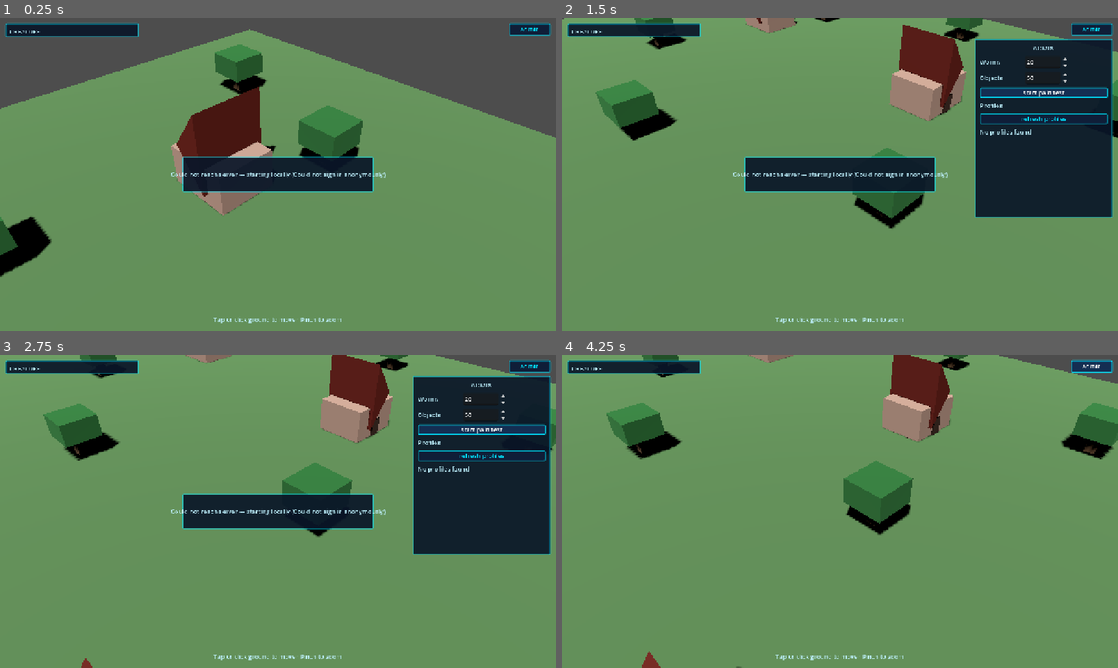
Above: before the commit, frames 1-4 (two rows, left to right).
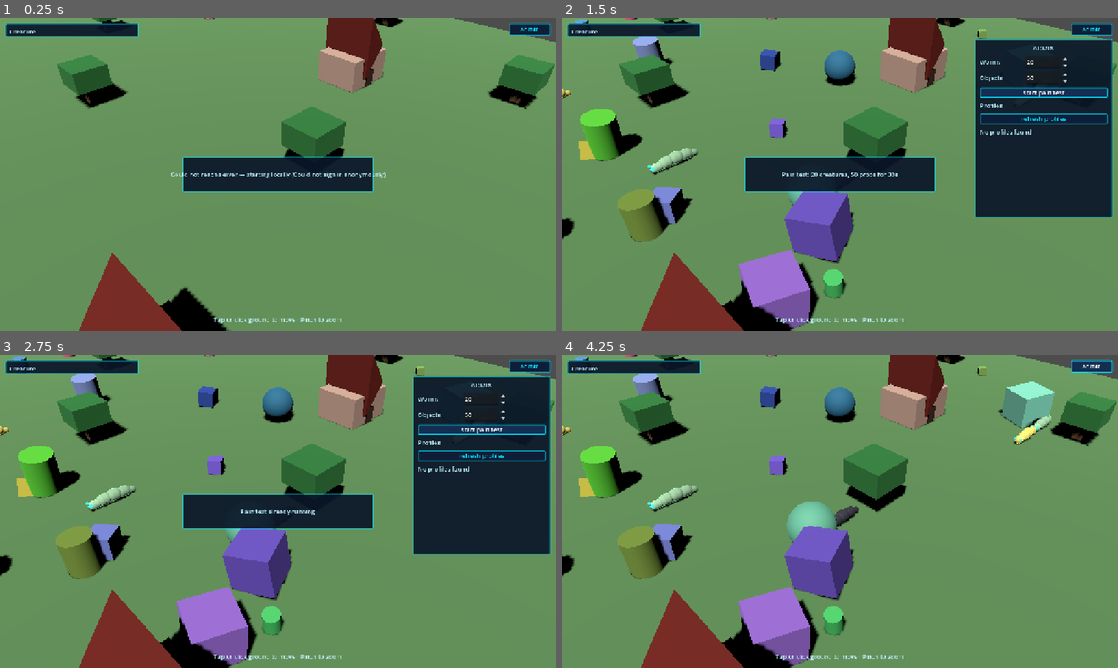
Above: after the commit, the same moments.

Repository: melqudsi/Creature
Game: Godot game, scene res://scenes/main.tscn
Same seed, same stepped clock (60 frames per second), same inputs: the game is played once before the commit and once after it.
Inputs:
- Up to frame 1 (0.25 s): no input
- Up to frame 2 (1.5 s): click "admin" at 0.5 s; click "start pain test" at 1.25 s
- Up to frame 3 (2.75 s): click "start pain test" at 2 s
- Up to frame 4 (4.25 s): click "refresh profiles" at 2.75 s; click "admin" at 3.5 s

The runs differ from the first frame. In frame 1, 29% of the frame differs, in the area x 0-100%, y 0-100%; in frame 2, 23%; in frame 3, 19%; in frame 4, 22%.
Error before the commit: Invalid assignment of property or key 'visible' with value of type 'bool' on a base object of type 'Nil'. (res://scripts/main.gd:37)

Commit message:
Fix Godot startup validation issues.
Resolve scene and child node references defensively after async boot so headless startup validation can run without null-node errors.

Diff:
--- a/creature-godot/scripts/autoload/network_service.gd
+++ b/creature-godot/scripts/autoload/network_service.gd
@@ -16,7 +16,7 @@
 var _save_timer := 0.0
 var _web_request_pending := false
 var _web_request_result: Dictionary = {}
-var _world_map: WorldMap
+var _world_map: Node
 var _poll_accum := 0.0
 var _poll_in_flight := false
 
@@ -46,7 +46,7 @@
 			_poll_accum = 0.0
 			_poll_remote_creatures()
 
-func start_creature_poll(world_map: WorldMap) -> void:
+func start_creature_poll(world_map: Node) -> void:
 	_world_map = world_map
 	_poll_accum = GameConfig.POLL_OTHERS_SEC
 	_poll_remote_creatures()
@@ -66,7 +66,7 @@
 	_poll_in_flight = true
 	var rows: Array = await fetch_all_creatures()
 	_poll_in_flight = false
-	if _world_map and is_instance_valid(_world_map):
+	if _world_map and is_instance_valid(_world_map) and _world_map.has_method("sync_remote_creatures"):
 		_world_map.sync_remote_creatures(rows)
 
 func is_online() -> bool:
--- a/creature-godot/scripts/camera/rts_camera.gd
+++ b/creature-godot/scripts/camera/rts_camera.gd
@@ -23,7 +23,7 @@
 var _last_tap_ms := 0
 var _last_tap_pos := Vector2.ZERO
 
-var _world_map: WorldMap
+var _world_map: Node
 
 func _ready() -> void:
 	projection = PROJECTION_PERSPECTIVE
@@ -31,7 +31,7 @@
 	_desired_distance = zoom_min
 	_update_position(true)
 
-func bind_world_map(world_map: WorldMap) -> void:
+func bind_world_map(world_map: Node) -> void:
 	_world_map = world_map
 
 func process_pointer_input(event: InputEvent) -> bool:
@@ -187,6 +187,8 @@
 	_focus.z = clampf(_focus.z, 2.0, half_h * 2.0 - 2.0)
 
 func _update_position(_snap: bool) -> void:
+	if not is_inside_tree():
+		return
 	var look_target := _focus + Vector3(0, 0.25, 0)
 	global_position = look_target + _camera_offset()
 	look_at(look_target, Vector3.UP)
@@ -220,7 +222,7 @@
 	var tile := Vector2(hit.x / GameConfig.TILE_SIZE, hit.z / GameConfig.TILE_SIZE)
 	follow_target.set_move_target(tile)
 	GameState.note_player_input()
-	if _world_map:
+	if _world_map and _world_map.has_method("show_click_marker"):
 		_world_map.show_click_marker(Vector3(hit.x, 0, hit.z))
 
 func set_follow(target: Creature) -> void:
--- a/creature-godot/scripts/main.gd
+++ b/creature-godot/scripts/main.gd
@@ -1,9 +1,10 @@
 extends Node3D
 
-@onready var world_map: WorldMap = $WorldMap
-@onready var rts_camera: Camera3D = $RTSCamera
-@onready var hud: Control = $CanvasLayer/SC2Hud
-@onready var pain_test: Node = $PainTest
+var world_map: Node3D
+var rts_camera: Camera3D
+var canvas_layer: CanvasLayer
+var hud: Control
+var pain_test: Node
 
 const ONBOARDING_SCENE := preload("res://scenes/ui/creature_create.tscn")
 
@@ -11,16 +12,31 @@
 var _world_started := false
 
 func _ready() -> void:
+	_resolve_scene_nodes()
 	await NetworkService.boot()
+	_resolve_scene_nodes()
 	if GameState.player_data.is_empty():
 		_show_onboarding()
 		return
 	_enter_world()
 
+func _resolve_scene_nodes() -> void:
+	var scene_root := get_tree().current_scene if get_tree() else null
+	var root := scene_root if scene_root else self
+	world_map = root.get_node_or_null("WorldMap") as Node3D
+	rts_camera = root.get_node_or_null("RTSCamera") as Camera3D
+	canvas_layer = root.get_node_or_null("CanvasLayer") as CanvasLayer
+	hud = root.get_node_or_null("CanvasLayer/SC2Hud") as Control
+	pain_test = root.get_node_or_null("PainTest")
+
 func _show_onboarding() -> void:
-	hud.visible = false
+	if hud:
+		hud.visible = false
 	_onboarding = ONBOARDING_SCENE.instantiate() as Control
-	$CanvasLayer.add_child(_onboarding)
+	if canvas_layer:
+		canvas_layer.add_child(_onboarding)
+	else:
+		add_child(_onboarding)
 	if _onboarding.has_signal("profile_ready"):
 		_onboarding.profile_ready.connect(_on_profile_ready)
 
@@ -33,17 +49,25 @@
 func _enter_world() -> void:
 	if _world_started:
 		return
+	_resolve_scene_nodes()
+	if not world_map or not rts_camera:
+		push_error("Main scene missing WorldMap or RTSCamera; cannot enter world.")
+		return
 	_world_started = true
-	hud.visible = true
-	world_map.spawn_player()
+	if hud:
+		hud.visible = true
+	if world_map.has_method("spawn_player"):
+		world_map.spawn_player()
 	if NetworkService.is_online():
 		NetworkService.start_creature_poll(world_map)
-	var player: Creature = world_map.get_player_creature()
+	var player: Creature = null
+	if world_map.has_method("get_player_creature"):
+		player = world_map.get_player_creature()
 	if rts_camera.has_method("bind_world_map"):
 		rts_camera.bind_world_map(world_map)
 	if player:
 		rts_camera.set_follow(player)
-	if hud.has_method("bind_pain_test"):
+	if hud and hud.has_method("bind_pain_test"):
 		hud.bind_pain_test(pain_test)
 
 func _unhandled_input(event: InputEvent) -> void:
@@ -72,6 +96,6 @@
 		return false
 	if _onboarding and is_instance_valid(_onboarding) and _onboarding.visible:
 		return true
-	if hud.has_method("consumes_pointer_at") and hud.consumes_pointer_at(screen_pos):
+	if hud and hud.has_method("consumes_pointer_at") and hud.consumes_pointer_at(screen_pos):
 		return true
 	return false
--- a/creature-godot/scripts/units/creature.gd
+++ b/creature-godot/scripts/units/creature.gd
@@ -43,12 +43,25 @@
 var _eyes: Array[MeshInstance3D] = []
 
 func _ready() -> void:
+	_resolve_child_refs()
 	_style_selection_ring()
-	sleep_fx.visible = false
-	spawn_fx.visible = false
-	health_bar.visible = false
+	if sleep_fx:
+		sleep_fx.visible = false
+	if spawn_fx:
+		spawn_fx.visible = false
+	if health_bar:
+		health_bar.visible = false
+
+func _resolve_child_refs() -> void:
+	body_root = get_node_or_null("Body") as Node3D
+	selection_ring = get_node_or_null("SelectionRing") as MeshInstance3D
+	health_bar = get_node_or_null("HealthBar") as Node3D
+	health_fill = get_node_or_null("HealthBar/Fill") as MeshInstance3D
+	sleep_fx = get_node_or_null("SleepFX") as Node3D
+	spawn_fx = get_node_or_null("SpawnFX") as Node3D
 
 func setup(data: Dictionary) -> void:
+	_resolve_child_refs()
 	creature_id = data.get("id", str(get_instance_id()))
 	set_meta("creature_id", creature_id)
 	creature_name = str(data.get("name", GameConfig.DEFAULT_CREATURE_NAME)).substr(0, GameConfig.NAME_MAX_LEN)
@@ -61,11 +74,14 @@
 	is_asleep = data.get("is_asleep", false)
 	_apply_appearance()
 	_update_transform(true, 0.0)
-	health_bar.visible = false
-	selection_ring.visible = is_player
+	if health_bar:
+		health_bar.visible = false
+	if selection_ring:
+		selection_ring.visible = is_player
 	if is_player:
 		is_spawning = true
-		spawn_fx.visible = true
+		if spawn_fx:
+			spawn_fx.visible = true
 		_spawn_t = 0.0
 		scale = Vector3(0.01, 0.01, 0.01)
 	elif is_remote:
--- a/creature-godot/scripts/world/world_map.gd
+++ b/creature-godot/scripts/world/world_map.gd
@@ -12,13 +12,30 @@
 var _buildings_root: Node3D
 
 func _ready() -> void:
+	_resolve_child_roots()
 	_ensure_buildings_root()
 	_build_ground()
 	_build_trees()
 	_build_buildings()
-	click_marker.visible = false
+	if click_marker:
+		click_marker.visible = false
+
+func _resolve_child_roots() -> void:
+	ground = get_node_or_null("Ground") as MeshInstance3D
+	trees_root = get_node_or_null("Trees") as Node3D
+	creatures_root = get_node_or_null("Creatures") as Node3D
+	click_marker = get_node_or_null("ClickMarker") as MeshInstance3D
+	if trees_root == null:
+		trees_root = Node3D.new()
+		trees_root.name = "Trees"
+		add_child(trees_root)
+	if creatures_root == null:
+		creatures_root = Node3D.new()
+		creatures_root.name = "Creatures"
+		add_child(creatures_root)
 
 func spawn_player() -> void:
+	_resolve_child_roots()
 	var data := GameState.player_data
 	if data.is_empty():
 		data = GameConfig.default_player_data()
